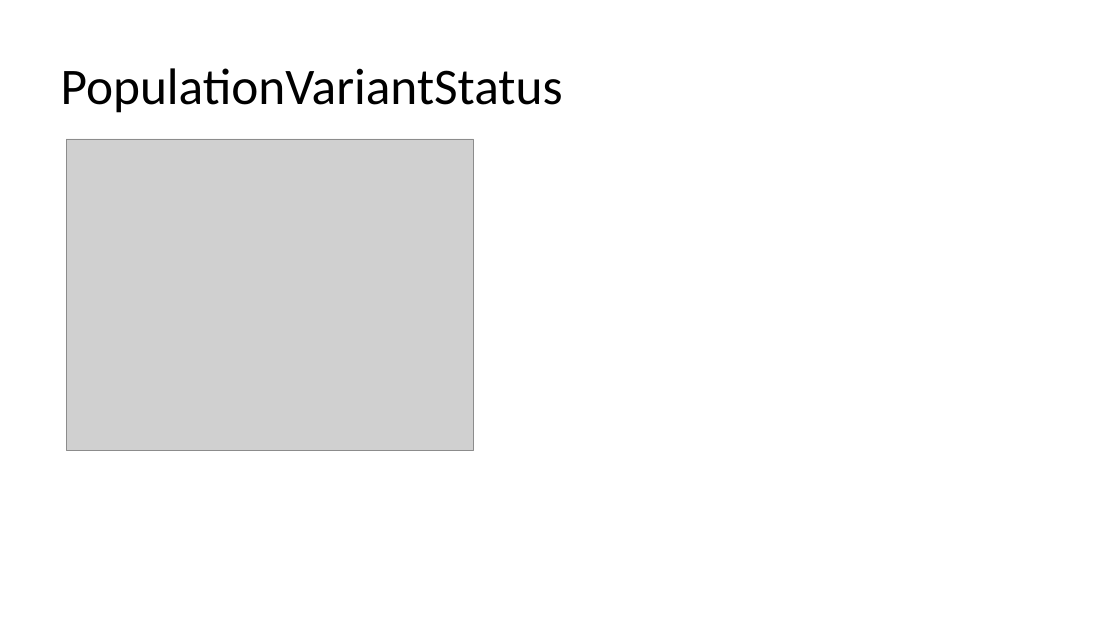
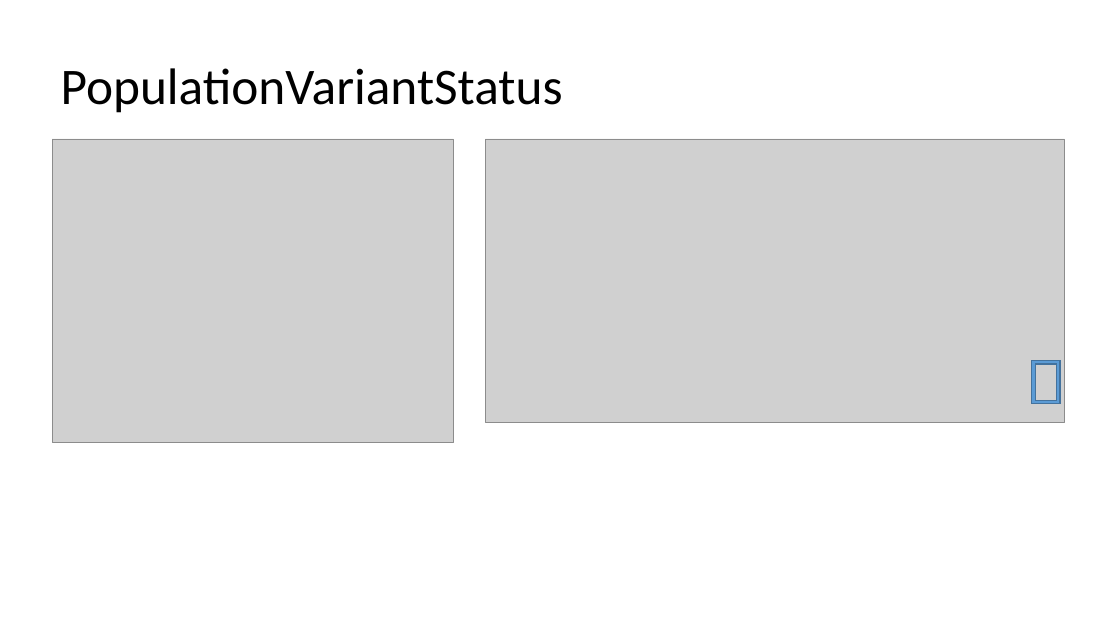
Before and after one commit to dfan/HST-2016, a slide deck: slide 4 of week_5/Presentation_week_5.3.pptx. Drawn at 1120x630 pixels with LibreOffice and Linux fonts; fonts in the diff are those of the drawing; grey boxes stand for pictures. Boxes give left, top, right and bottom in pixels: in the first picture for what was removed or moved away, otherwise in the second. Text is boxed around its words. In the diff, an @@ line names an element or a change of style, - is before the commit and + after.

```diff
--- a/week_5/Presentation_week_5.3.pptx
+++ b/week_5/Presentation_week_5.3.pptx
@@ picture: place and size @@
-picture at <box>66,139,474,450</box>
+picture at <box>52,139,454,442</box>
@@ picture added at <box>486,139,1065,422</box> @@
@@ frame added at <box>1032,360,1060,404</box>, fill #5B9BD5, outline #43739E 1 pt @@
```
Also in this commit, not shown: 4 slides added, 1 slide removed, 10 other files.
